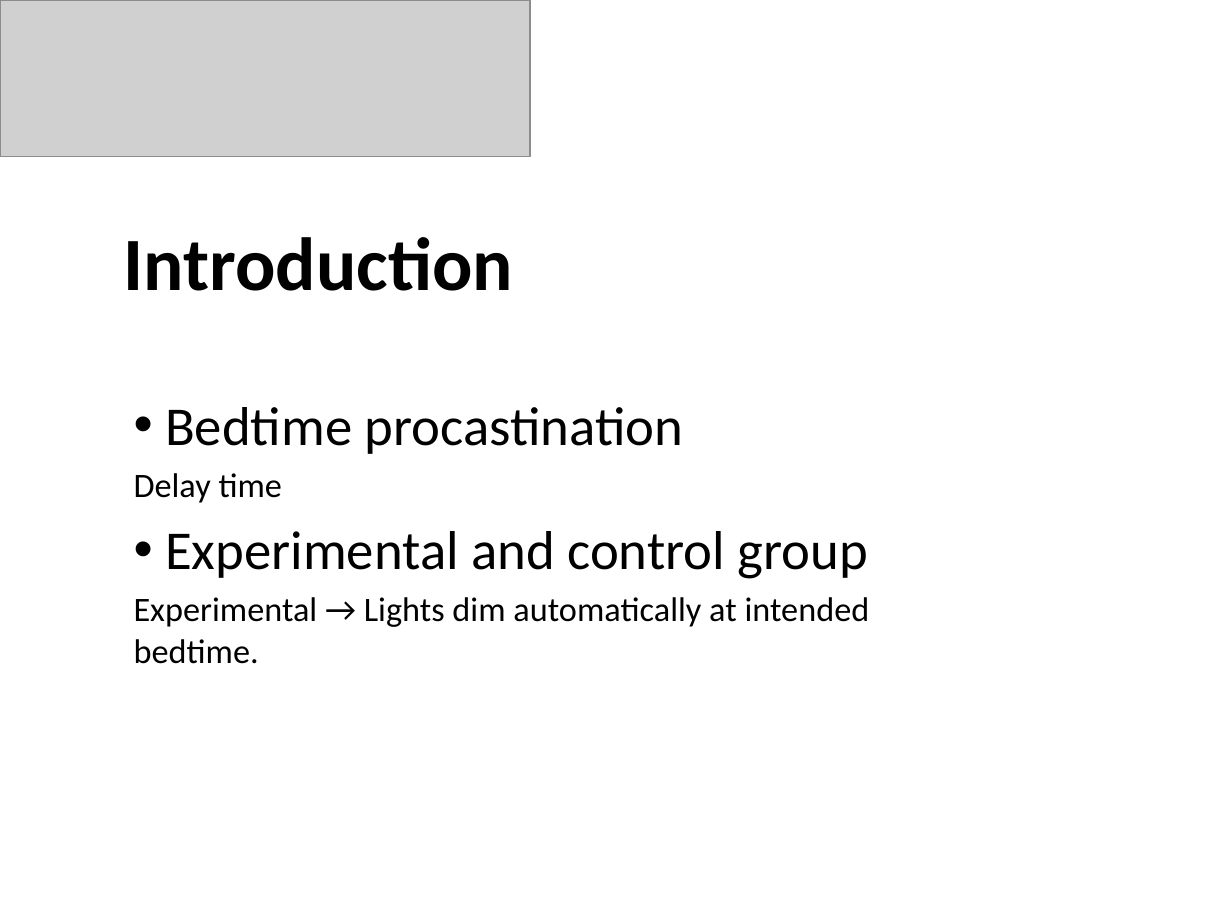
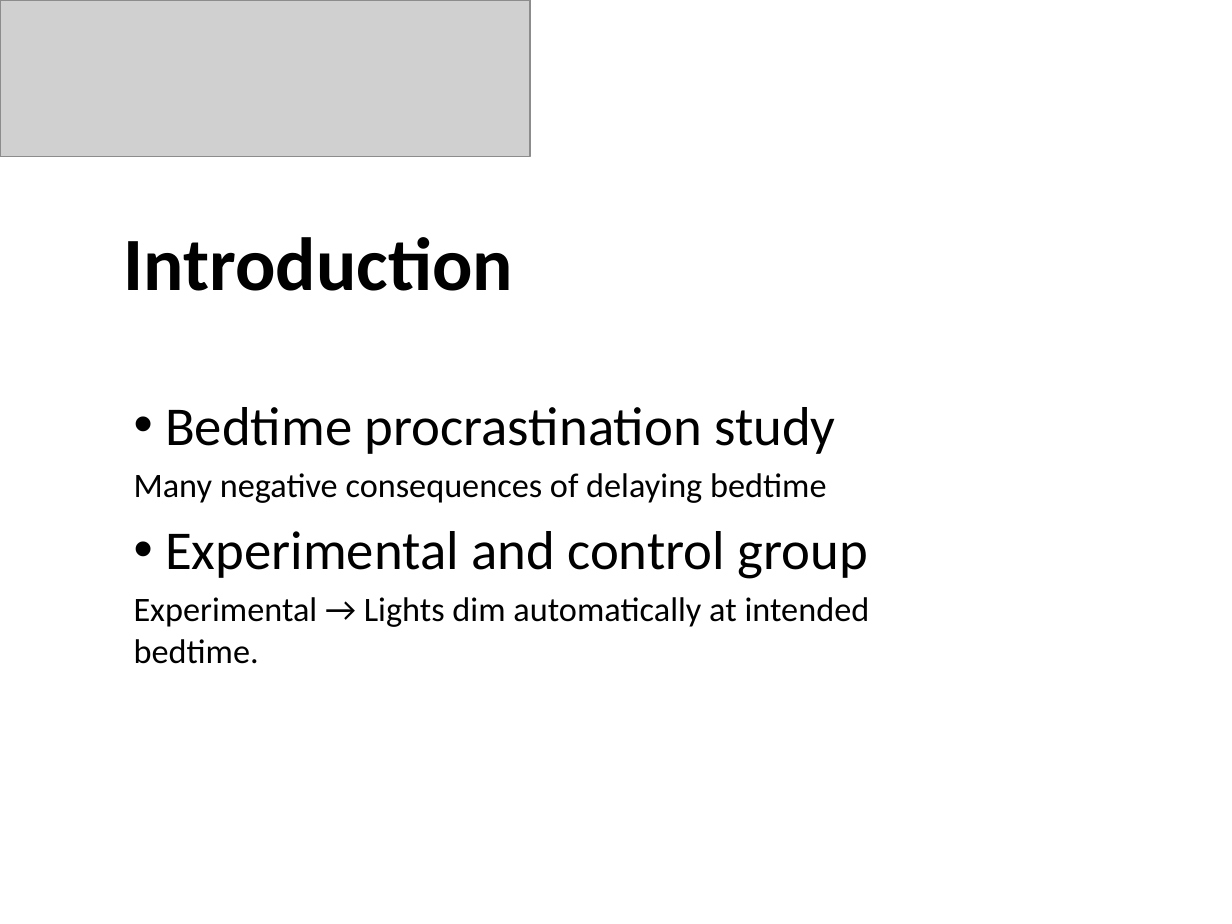
Before and after one commit to JesseSchouten/Project_Big_Data, a slide deck: slide 3 of Report/Presentation.pptx. Drawn at 1232x924 pixels with LibreOffice and Linux fonts; fonts in the diff are those of the drawing; grey boxes stand for pictures. Boxes give left, top, right and bottom in pixels: in the first picture for what was removed or moved away, otherwise in the second. Text is boxed around its words. In the diff, an @@ line names an element or a change of style, - is before the commit and + after.

```diff
--- a/Report/Presentation.pptx
+++ b/Report/Presentation.pptx
@@ subtitle at [134,407,835,503]: text changed; size 32 to 20 pt @@
-• Bedtime procastination
-Delay time
+• Bedtime procrastination study
+Many negative consequences of delaying bedtime
```
Also in this commit, not shown: 2 other slides changed, 2 other files.
